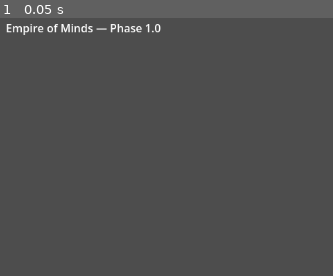
Above: before the commit, frame 1.
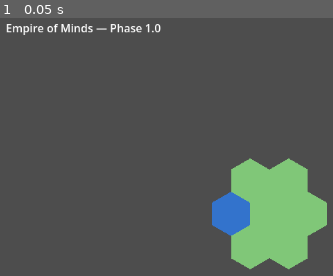
Above: after the commit, the same moment.

Repository: nizlas/EmpireOfMinds
Game: Godot game, scene res://main.tscn
Same seed, same stepped clock (60 frames per second), same inputs: the game is played once before the commit and once after it.
Inputs:
- Up to frame 1 (0.05 s): no input

The runs differ from the first frame. In frame 1, 10% of the frame differs, in the area x 63-99%, y 54-98%.

Commit message:
Add Phase 1.3 map rendering from domain state

Diff:
--- a/game/main.tscn
+++ b/game/main.tscn
@@ -1,4 +1,6 @@
-[gd_scene format=3]
+[gd_scene load_steps=2 format=3]
+
+[ext_resource type="Script" path="res://presentation/map_view.gd" id="1_mapview"]
 
 [node name="Main" type="Node2D"]
 
@@ -8,3 +10,7 @@
 offset_right = 800.0
 offset_bottom = 100.0
 text = "Empire of Minds — Phase 1.0"
+
+[node name="MapView" type="Node2D" parent="."]
+position = Vector2(400, 300)
+script = ExtResource("1_mapview")
--- /dev/null
+++ b/game/presentation/hex_layout.gd
@@ -0,0 +1,22 @@
+# Pointy-top hex layout: axial (q, r) to world/screen space. Presentation-only; no domain or gameplay state.
+# See docs/RENDERING.md
+class_name HexLayout
+extends RefCounted
+
+## Circumradius in world units; matches the chosen tile size in Phase 1.3.
+const SIZE: float = 32.0
+
+func hex_to_world(q: int, r: int) -> Vector2:
+	var x: float = SIZE * sqrt(3.0) * (float(q) + float(r) / 2.0)
+	var y: float = SIZE * 1.5 * float(r)
+	return Vector2(x, y)
+
+func hex_corners(center: Vector2) -> PackedVector2Array:
+	var out = PackedVector2Array()
+	# Pointy-top hex: vertex directions (degrees) from +X.
+	var degs: Array = [30, 90, 150, 210, 270, 330]
+	for i in range(6):
+		var rad: float = deg_to_rad(float(degs[i]))
+		var corner: Vector2 = center + Vector2(cos(rad) * SIZE, sin(rad) * SIZE)
+		out.append(corner)
+	return out
--- /dev/null
+++ b/game/presentation/map_view.gd
@@ -0,0 +1,64 @@
+# Draws a HexMap in world space. Domain is read-only; no gameplay state, no input.
+# See res://domain/* and docs/RENDERING.md
+class_name MapView
+extends Node2D
+
+const HexMapScript = preload("res://domain/hex_map.gd")
+# Preload coordinate script with map view for consistent headless class resolution; coords come from a_map.
+const HexCoordScript = preload("res://domain/hex_coord.gd")
+const HexLayoutScript = preload("res://presentation/hex_layout.gd")
+
+@export var hex_tile_size: float = 32.0
+
+var map
+var layout
+
+static func _terrain_to_color(terrain: int) -> Color:
+	if terrain == HexMapScript.Terrain.PLAINS:
+		return Color(0.50, 0.78, 0.47)
+	if terrain == HexMapScript.Terrain.WATER:
+		return Color(0.20, 0.45, 0.80)
+	return Color(1.0, 0.0, 1.0)
+
+static func compute_draw_items(a_map, a_layout) -> Array:
+	# Preloaded so headless/entry scripts do not depend on class_name order for the coord type.
+	assert(HexCoordScript != null)
+	var out = []
+	if a_map == null or a_layout == null:
+		return out
+	var coord_list = a_map.coords()
+	var i = 0
+	while i < coord_list.size():
+		var coord = coord_list[i]
+		var terrain = a_map.terrain_at(coord)
+		var world = a_layout.hex_to_world(coord.q, coord.r)
+		var corners = a_layout.hex_corners(world)
+		var color = _terrain_to_color(terrain)
+		var entry = {
+			"coord": coord,
+			"world": world,
+			"corners": corners,
+			"color": color,
+		}
+		out.append(entry)
+		i = i + 1
+	return out
+
+func _ready() -> void:
+	if map == null:
+		map = HexMapScript.make_tiny_test_map()
+	if layout == null:
+		layout = HexLayoutScript.new()
+	queue_redraw()
+
+func _draw() -> void:
+	if map == null or layout == null:
+		return
+	var items = compute_draw_items(map, layout)
+	var j = 0
+	while j < items.size():
+		var item = items[j]
+		var corners = item["corners"]
+		var col = item["color"]
+		draw_colored_polygon(corners, col)
+		j = j + 1
--- /dev/null
+++ b/game/presentation/tests/test_map_view_draw.gd
@@ -0,0 +1,91 @@
+# Headless: godot --headless --path game -s res://presentation/tests/test_map_view_draw.gd
+extends SceneTree
+const MapViewScript = preload("res://presentation/map_view.gd")
+const HexLayoutScript = preload("res://presentation/hex_layout.gd")
+const HexMapScript = preload("res://domain/hex_map.gd")
+const HexCoordScript = preload("res://domain/hex_coord.gd")
+
+var _total = 0
+var _any_fail = false
+
+func _init() -> void:
+	var m = HexMapScript.make_tiny_test_map()
+	var layout = HexLayoutScript.new()
+	var items = MapViewScript.compute_draw_items(m, layout)
+	_check(
+		items.size() == m.size(),
+		"items.size() should match map.size()"
+	)
+	var cl = m.coords()
+	_check(
+		items.size() == cl.size(),
+		"items.size() should match coords().size()"
+	)
+	var cidx = 0
+	while cidx < cl.size():
+		var dc = cl[cidx]
+		var found = 0
+		var t = 0
+		while t < items.size():
+			var it1 = items[t]
+			if it1["coord"].equals(dc):
+				found = found + 1
+			t = t + 1
+		_check(
+			found == 1,
+			"each coord from domain should appear exactly once in items"
+		)
+		cidx = cidx + 1
+	var u = 0
+	while u < items.size():
+		var it2 = items[u]
+		_check(
+			m.has(it2["coord"]),
+			"draw item coord must be on the map"
+		)
+		u = u + 1
+	var c00: Color
+	var cW: Color
+	var got00 = false
+	var gotW = false
+	var v = 0
+	while v < items.size():
+		var it3 = items[v]
+		if it3["coord"].equals(HexCoordScript.new(0, 0)):
+			c00 = it3["color"]
+			got00 = true
+		if it3["coord"].equals(HexCoordScript.new(-1, 0)):
+			cW = it3["color"]
+			gotW = true
+		v = v + 1
+	_check(got00, "items should include coord (0,0)")
+	_check(gotW, "items should include coord (-1,0)")
+	_check(c00 != cW, "WATER and PLAINS cells should have different draw colors")
+	var w = 0
+	while w < items.size():
+		var it4 = items[w]
+		_check(
+			it4["corners"].size() == 6,
+			"each hex should have 6 corner points"
+		)
+		var coord = it4["coord"]
+		var wexp = layout.hex_to_world(coord.q, coord.r)
+		_check(
+			(it4["world"] as Vector2).is_equal_approx(wexp),
+			"item world should match layout.hex_to_world for that coord"
+		)
+		w = w + 1
+	if _any_fail:
+		call_deferred("quit", 1)
+	else:
+		print("PASS %d/%d" % [_total, _total])
+		call_deferred("quit", 0)
+
+func _check(cond, message) -> void:
+	_total = _total + 1
+	if cond:
+		return
+	_any_fail = true
+	var line = "FAIL: %s" % message
+	print(line)
+	push_error(line)
Not shown, added: game/domain/hex_map.gd.uid
Not shown, added: game/domain/tests/test_hex_map.gd.uid
Not shown, added: game/presentation/hex_layout.gd.uid
Not shown, added: game/presentation/map_view.gd.uid
Not shown, added: game/presentation/tests/test_map_view_draw.gd.uid
Not shown, changed: docs/DECISION_LOG.md
Not shown, added: docs/RENDERING.md
Not shown, added: game/presentation/README.md
